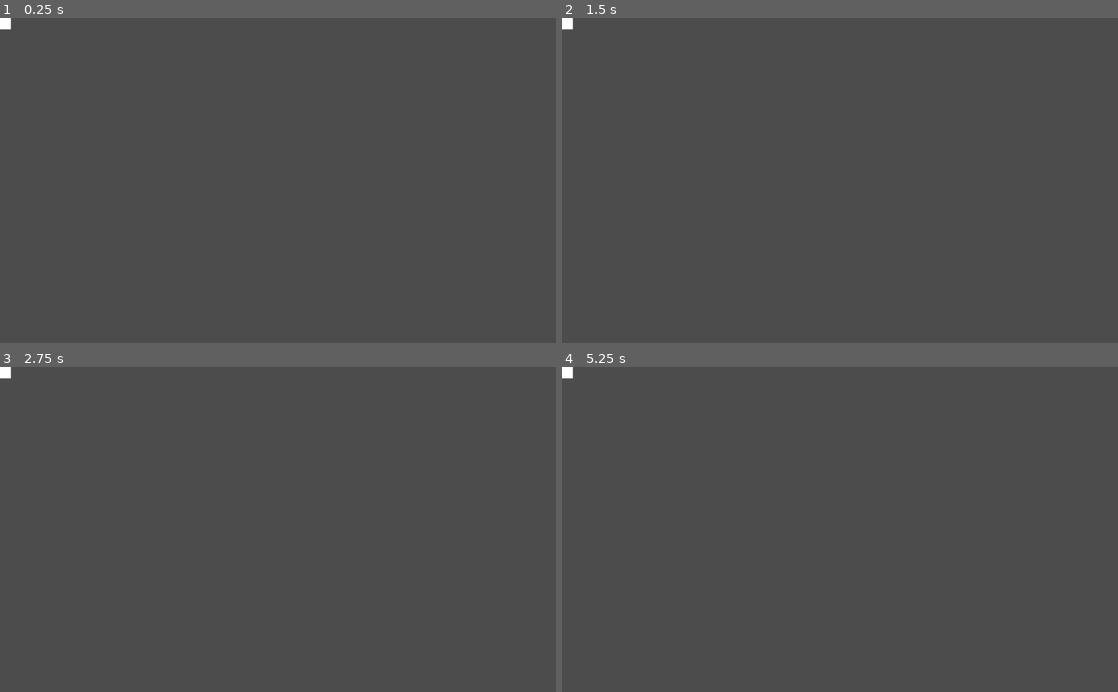
Above: before the commit, frames 1-4 (two rows, left to right).
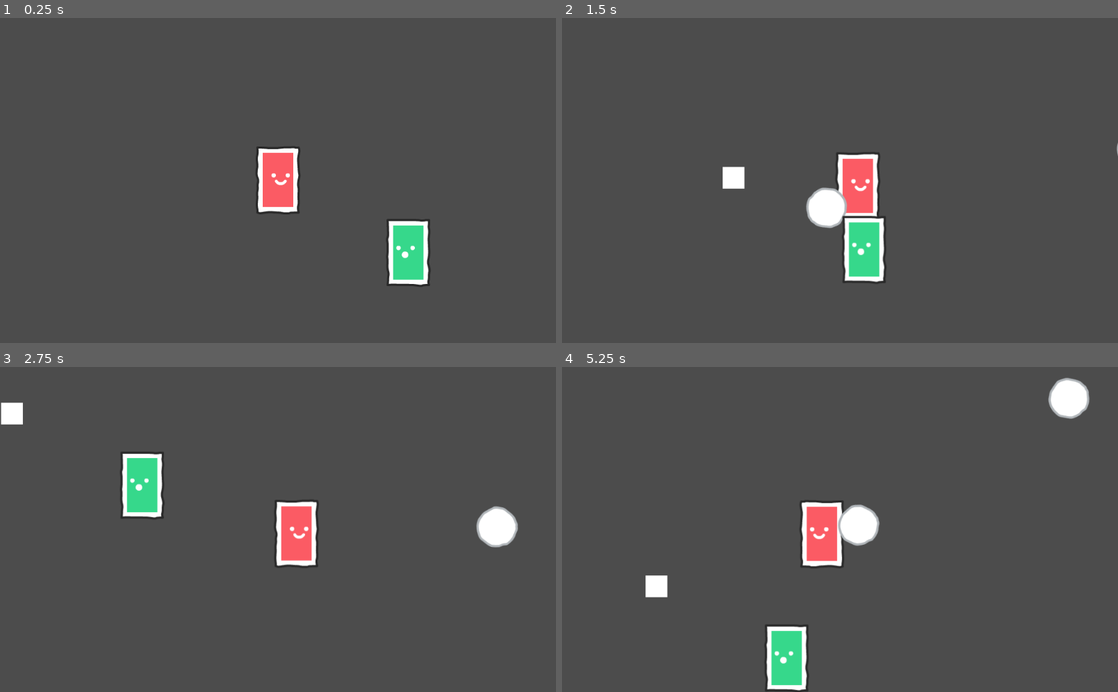
Above: after the commit, the same moments.

Repository: marcelo-souzaf/GTMK-Platypus
Game: Godot game, scene res://Game.tscn
Same seed, same stepped clock (60 frames per second), same inputs: the game is played once before the commit and once after it.
Inputs (mouse positions are in pixels of both pictures, inside the frame that each line leads up to):
- Up to frame 1 (0.25 s): no input
- Up to frame 2 (1.5 s): tap Enter at 0.5 s; move the mouse to (962, 164) at 0.52 s; hold D (move_right) 0.53-1.28 s; click (962, 164) at 0.6 s; move the mouse to (728, 196) at 1.27 s; hold S (move_down) from 1.28 s (still down); click (728, 196) at 1.35 s
- Up to frame 3 (2.75 s): move the mouse to (333, 458) at 2.02 s; release S (move_down) at 2.03 s; hold D (move_right) from 2.03 s (still down); click (333, 458) at 2.1 s
- Up to frame 4 (5.25 s): move the mouse to (812, 594) at 2.77 s; release D (move_right) at 2.78 s; hold W (move_up) 2.78-3.53 s; click (812, 594) at 2.85 s; move the mouse to (1006, 578) at 3.52 s; hold A (move_left) 3.53-5.03 s; click (1006, 578) at 3.6 s; move the mouse to (673, 480) at 4.27 s; click (673, 480) at 4.35 s; move the mouse to (867, 529) at 5.02 s; hold S (move_down) from 5.03 s (still down); click (867, 529) at 5.1 s

The runs differ from the first frame. In frame 1, 3.2% of the frame differs, in the area x 0-78%, y 0-83%; in frame 2, 4.0%; in frame 3, 4.2%; in frame 4, 4.8%, in the area x 0-95%, y 0-100%.
Error before the commit: Parse Error: Can't preload resource at path: res://scenes/SwordsmanAttack.tscn (res://scripts/classes.gd:14)

Commit message:
adds basic attacks

Diff:
--- a/Game.tscn
+++ b/Game.tscn
@@ -1,10 +1,37 @@
-[gd_scene load_steps=2 format=2]
+[gd_scene load_steps=9 format=2]
 
 [ext_resource path="res://scripts/camera.gd" type="Script" id=1]
+[ext_resource path="res://assets/characters/swordsman.png" type="Texture" id=2]
+[ext_resource path="res://scripts/player.gd" type="Script" id=3]
+[ext_resource path="res://assets/characters/zombie.png" type="Texture" id=4]
+[ext_resource path="res://scripts/entity.gd" type="Script" id=5]
+
+[sub_resource type="SpriteFrames" id=2]
+animations = [ {
+"frames": [ ExtResource( 2 ) ],
+"loop": true,
+"name": "default",
+"speed": 5.0
+} ]
+
+[sub_resource type="CapsuleShape2D" id=3]
+radius = 38.0
+height = 14.0
+
+[sub_resource type="SpriteFrames" id=1]
+animations = [ {
+"frames": [ ExtResource( 4 ) ],
+"loop": true,
+"name": "default",
+"speed": 5.0
+} ]
 
 [node name="Game" type="Node2D"]
 
 [node name="Camera2D" type="Camera2D" parent="."]
+current = true
+smoothing_enabled = true
+smoothing_speed = 10.0
 script = ExtResource( 1 )
 
 [node name="ColorRect" type="ColorRect" parent="."]
@@ -12,3 +39,30 @@
 margin_top = -19.0
 margin_right = 20.0
 margin_bottom = 21.0
+
+[node name="Player" type="KinematicBody2D" parent="."]
+script = ExtResource( 3 )
+
+[node name="AnimatedSprite" type="AnimatedSprite" parent="Player"]
+frames = SubResource( 2 )
+
+[node name="CollisionShape2D" type="CollisionShape2D" parent="Player"]
+position = Vector2( 0, 16 )
+shape = SubResource( 3 )
+
+[node name="Zombie" type="KinematicBody2D" parent="."]
+position = Vector2( 240, 134 )
+collision_layer = 2
+collision_mask = 3
+script = ExtResource( 5 )
+__meta__ = {
+"_edit_group_": true
+}
+
+[node name="AnimatedSprite" type="AnimatedSprite" parent="Zombie"]
+frames = SubResource( 1 )
+flip_h = true
+
+[node name="CollisionShape2D" type="CollisionShape2D" parent="Zombie"]
+position = Vector2( 0, 16 )
+shape = SubResource( 3 )
--- a/attacks/ArcherAttack.gd
+++ b/scenes/attacks/ArcherAttack.gd
@@ -5,8 +5,13 @@
 const ARROW_SPEED = 1500
 
 var arrow_dir = Vector2.ZERO
+var by_player = false
 
 func _ready():
+	if by_player:
+		arrow.set_collision_mask_bit(0, false)
+	else:
+		arrow.set_collision_mask_bit(1, false)
 	attack(get_global_mouse_position())
 
 func attack(mouse_pos):
@@ -21,6 +26,7 @@
 
 	if collision:
 		var body = collision.collider
-		if body.has_method("take_damage"):
-			body.take_damage()
-		queue_free()
+		if by_player and body != Game.player:
+			if body.has_method("take_damage"):
+					body.take_damage()
+			queue_free()
--- a/attacks/ArcherAttack.tscn
+++ b/scenes/attacks/ArcherAttack.tscn
@@ -1,7 +1,7 @@
 [gd_scene load_steps=4 format=2]
 
 [ext_resource path="res://assets/fxs/arrow.png" type="Texture" id=1]
-[ext_resource path="res://attacks/ArcherAttack.gd" type="Script" id=2]
+[ext_resource path="res://scenes/attacks/ArcherAttack.gd" type="Script" id=2]
 
 [sub_resource type="RectangleShape2D" id=1]
 extents = Vector2( 50, 10 )
@@ -10,9 +10,12 @@
 script = ExtResource( 2 )
 
 [node name="Arrow" type="KinematicBody2D" parent="."]
+collision_layer = 2
+collision_mask = 2
 
 [node name="Sprite" type="Sprite" parent="Arrow"]
 texture = ExtResource( 1 )
 
 [node name="CollisionShape2D" type="CollisionShape2D" parent="Arrow"]
 shape = SubResource( 1 )
+disabled = true
--- a/attacks/MageAttack.gd
+++ b/scenes/attacks/MageAttack.gd
@@ -2,15 +2,20 @@
 
 onready var fireball = $Fireball
 onready var attack_timer = $AttackTimer
-onready var explosion_area = $ExplosionArea
+onready var explosion_area = $Fireball/ExplosionArea
 
 const FIREBALL_SPEED = 600
 const ATTACK_DURATION = 0.1
 
 var fireball_dir = Vector2.ZERO
 var exploding = false
+var by_player = false
 
 func _ready():
+	if by_player:
+		fireball.set_collision_mask_bit(1, false)
+	else:
+		fireball.set_collision_mask_bit(2, false)
 	attack_timer.wait_time = ATTACK_DURATION
 	attack(get_global_mouse_position())
 
@@ -26,7 +31,9 @@
 		var collision = fireball.move_and_collide(fireball_dir * FIREBALL_SPEED * delta)
 
 		if collision:
-			create_explosion()
+			var body = collision.collider
+			if by_player and body != Game.player:
+				create_explosion()
 	else:
 		for body in explosion_area.get_overlapping_bodies():
 			if body.has_method("take_damage"):
--- a/attacks/MageAttack.tscn
+++ b/scenes/attacks/MageAttack.tscn
@@ -1,7 +1,7 @@
 [gd_scene load_steps=5 format=2]
 
-[ext_resource path="res://assets/fxs/fireball.png" type="Texture" id=1]
-[ext_resource path="res://attacks/MageAttack.gd" type="Script" id=2]
+[ext_resource path="res://scenes/attacks/MageAttack.gd" type="Script" id=1]
+[ext_resource path="res://assets/fxs/fireball.png" type="Texture" id=2]
 
 [sub_resource type="CircleShape2D" id=1]
 radius = 39.0
@@ -10,14 +10,16 @@
 radius = 165.846
 
 [node name="Node2D" type="Node2D"]
-script = ExtResource( 2 )
+script = ExtResource( 1 )
 
 [node name="AttackTimer" type="Timer" parent="."]
 
 [node name="Fireball" type="KinematicBody2D" parent="."]
+collision_layer = 2
+collision_mask = 2
 
 [node name="Sprite" type="Sprite" parent="Fireball"]
-texture = ExtResource( 1 )
+texture = ExtResource( 2 )
 
 [node name="CollisionShape2D" type="CollisionShape2D" parent="Fireball"]
 shape = SubResource( 1 )
--- a/attacks/SwordsmanAttack.gd
+++ b/scenes/attacks/SwordsmanAttack.gd
@@ -4,10 +4,15 @@
 
 const ATTACK_DURATION = 0.1
 
+var by_player = false
+
 func _ready():
+	if by_player:
+		attack_area.set_collision_mask_bit(1, false)
+	else:
+		attack_area.set_collision_mask_bit(2, false)
 	$AttackTimer.wait_time = ATTACK_DURATION
 	$AttackTimer.start()
-	attack(get_global_mouse_position())
 
 func attack(mouse_pos):
 	var direction = mouse_pos - position
--- a/attacks/SwordsmanAttack.tscn
+++ b/scenes/attacks/SwordsmanAttack.tscn
@@ -1,17 +1,19 @@
 [gd_scene load_steps=3 format=2]
 
-[ext_resource path="res://attacks/SwordsmanAttack.gd" type="Script" id=1]
+[ext_resource path="res://scenes/attacks/SwordsmanAttack.gd" type="Script" id=1]
 
 [sub_resource type="RectangleShape2D" id=1]
-extents = Vector2( 31, 68 )
+extents = Vector2( 34, 134 )
 
 [node name="Node2D" type="Node2D"]
 script = ExtResource( 1 )
 
 [node name="AttackArea" type="Area2D" parent="."]
+collision_layer = 3
+collision_mask = 3
 
 [node name="CollisionShape2D" type="CollisionShape2D" parent="AttackArea"]
-position = Vector2( 72, 0 )
+position = Vector2( 96, 0 )
 shape = SubResource( 1 )
 
 [node name="AttackTimer" type="Timer" parent="."]
--- a/attacks/ZombieAttack.tscn
+++ b/scenes/attacks/ZombieAttack.tscn
@@ -1,6 +1,6 @@
 [gd_scene load_steps=3 format=2]
 
-[ext_resource path="res://attacks/SwordsmanAttack.gd" type="Script" id=1]
+[ext_resource path="res://scenes/attacks/SwordsmanAttack.gd" type="Script" id=1]
 
 [sub_resource type="CircleShape2D" id=1]
 radius = 52.1728
@@ -9,6 +9,8 @@
 script = ExtResource( 1 )
 
 [node name="AttackArea" type="Area2D" parent="."]
+collision_layer = 3
+collision_mask = 3
 
 [node name="CollisionShape2D" type="CollisionShape2D" parent="AttackArea"]
 position = Vector2( 72, 0 )
--- a/scripts/camera.gd
+++ b/scripts/camera.gd
@@ -2,3 +2,6 @@
 
 func _ready():
 	pass
+
+func _process(delta):
+	position = Game.player.position
--- a/scripts/classes.gd
+++ b/scripts/classes.gd
@@ -11,6 +11,9 @@
 # Set the weaknesses of each class in the order they were enumerated
 const weakness = [Archer, Mage, Swordsman]
 const strength = [Mage, Swordsman, Archer]
-const attacks = [preload("res://scenes/SwordsmanAttack.tscn"),
-				preload("res://scenes/ArcherAttack.tscn"),
-				preload("res://scenes/MageAttack.tscn")]
+const attacks = [preload("res://scenes/attacks/SwordsmanAttack.tscn"),
+				preload("res://scenes/attacks/ArcherAttack.tscn"),
+				preload("res://scenes/attacks/MageAttack.tscn")]
+
+const speeds = [300, 200, 100]
+const attack_radius = [50, 300, 150]
--- a/scripts/enemy.gd
+++ b/scripts/enemy.gd
@@ -1,2 +1,40 @@
 extends "./entity.gd"
 class_name Enemy
+
+var player = null
+
+func _ready():
+	player = Game.player
+
+	set_collision_layer_bit(0, false)
+	set_collision_mask_bit(0, false)
+	set_collision_layer_bit(1, true)
+	set_collision_mask_bit(1, true)
+
+func _process(delta):
+	# Attack
+	if Input.is_action_just_pressed("attack"):
+		self.attack()
+
+	# Movement
+	var moving = false
+	if Input.is_action_pressed("move_up"):
+		lin_speed.y -= acceleration * delta
+		moving = true
+	if Input.is_action_pressed("move_down"):
+		lin_speed.y += acceleration * delta
+		moving = true
+	if Input.is_action_pressed("move_left"):
+		sprite.flip_h = true
+		lin_speed.x -= acceleration * delta
+		moving = true
+	if Input.is_action_pressed("move_right"):
+		sprite.flip_h = false
+		lin_speed.x += acceleration * delta
+		moving = true
+	# Deaccelerate
+	if not moving:
+		lin_speed = lin_speed.linear_interpolate(Vector2(), 0.2)
+
+	lin_speed = lin_speed.limit_length(max_speed)
+	lin_speed = move_and_slide(lin_speed)
--- a/scripts/entity.gd
+++ b/scripts/entity.gd
@@ -3,9 +3,9 @@
 
 onready var sprite = $AnimatedSprite
 
-var class_: int = Classes.Swordsman
+var class_: int = Classes.Mage
 var health: int = 100
-var max_speed: int = 200
+var max_speed: int = 300
 var acceleration: int = 800
 
 var lin_speed = Vector2()
@@ -13,13 +13,15 @@
 func _ready():
 	pass
 
-func attack():
+func attack(by_player : bool = false):
 	var attack = Classes.attacks[class_].instance()
-	attack.launch(get_local_mouse_position())
+	attack.by_player = by_player
 	add_child(attack)
 
-func take_damage(amount : int):
+func take_damage(amount : int = 100):
 	health -= amount
+	if health <= 0:
+		queue_free()
 
 func on_damage_taken():
 	pass
--- a/scripts/player.gd
+++ b/scripts/player.gd
@@ -5,10 +5,15 @@
 	Game.player = self
 	Game.game = get_parent()
 
+	set_collision_layer_bit(0, true)
+	set_collision_mask_bit(0, true)
+	set_collision_layer_bit(1, false)
+	set_collision_mask_bit(1, false)
+
 func _process(delta):
 	# Attack
 	if Input.is_action_just_pressed("attack"):
-		self.attack()
+		self.attack(true)
 
 	# Movement
 	var moving = false
